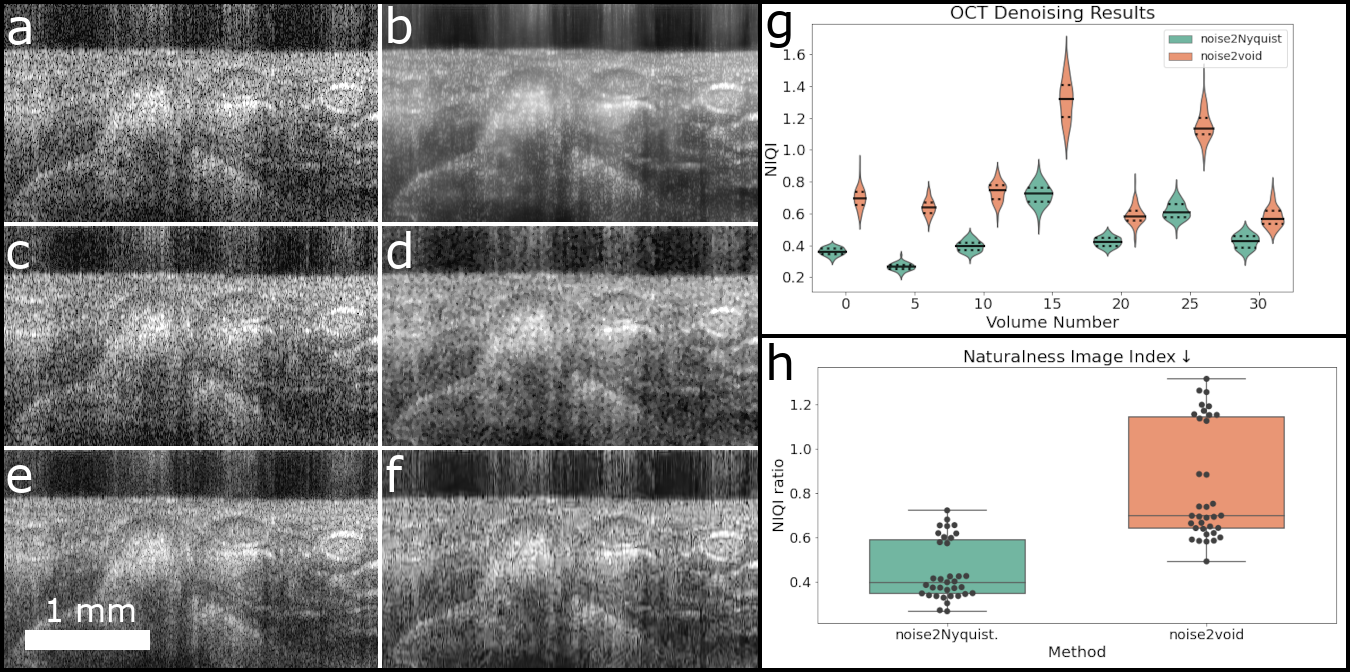
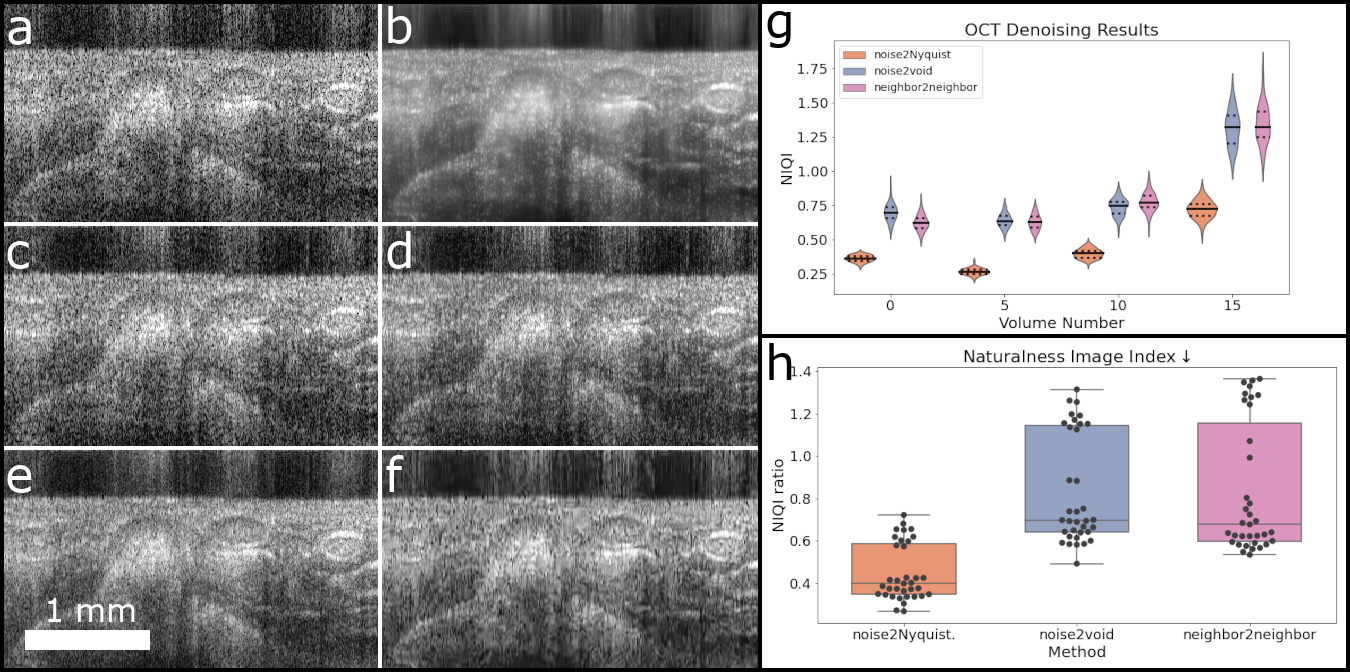
Layers edited between the first and the second (1350, 672) image:
added layer "scanbyscan_withNe" above "Aggregate_withNe2Ne" over [764, 5, 1294, 329]
added layer "Aggregate_withNe2Ne" above "neighbor2neighbor_16_frame396_AI.png" over [790, 360, 1317, 643]
added layer "neighbor2neighbor_16_frame396_AI.png" above "oofAvg" over [382, 226, 758, 446]
